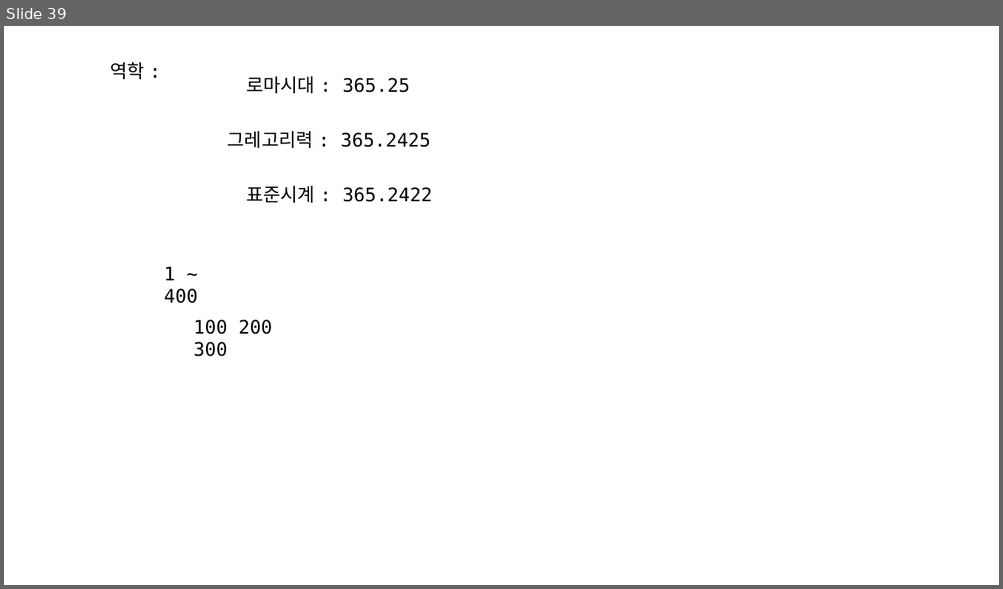
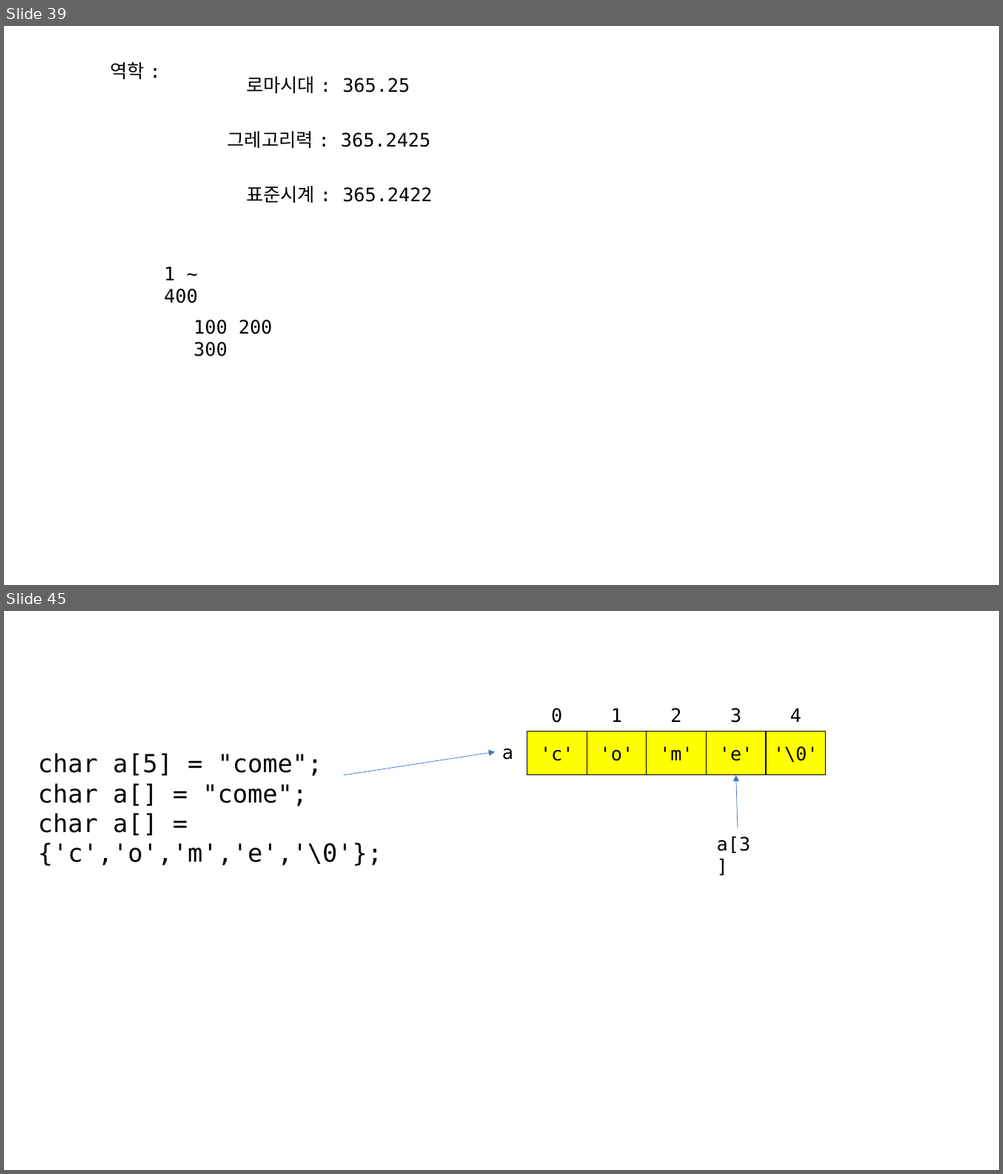
Before and after one commit to imguru-mooc/C_basic_AIR, a slide deck: C_판서.pptx. Shown one above the other, each under a label of ours: slide 39 before the commit, slides 39 and 45 after it; the slides between them are not shown. The pictures are 1003x589 and 1003x1174 pixels, drawn with LibreOffice and Linux fonts; fonts in the diff are those of the drawing. Boxes give left, top, right and bottom in pixels: in the first picture for what was removed or moved away, otherwise in the second. Text is boxed around its words. In the diff, an @@ line names an element or a change of style, - is before the commit and + after.

```diff
--- a/C_판서.pptx
+++ b/C_판서.pptx
@@ slide 45 added at <box>4,611,999,1170</box>, background #FFFFFF @@
@@ text added at <box>551,708,562,723</box>, 18 pt, text #000000 @@
+0
@@ text added at <box>611,708,622,722</box>, 18 pt, text #000000 @@
+1
@@ text added at <box>670,708,681,722</box>, 18 pt, text #000000 @@
+2
@@ text added at <box>730,708,741,723</box>, 18 pt, text #000000 @@
+3
@@ text added at <box>790,708,801,722</box>, 18 pt, text #000000 @@
+4
@@ rectangle added at <box>527,731,586,775</box>, fill #FFFF00, outline #000000 0.75 pt, 18 pt, text #000000 @@
+'c'
@@ rectangle added at <box>586,731,646,775</box>, fill #FFFF00, outline #000000 0.75 pt, 18 pt, text #000000 @@
+'o'
@@ rectangle added at <box>646,731,706,775</box>, fill #FFFF00, outline #000000 0.75 pt, 18 pt, text #000000 @@
+'m'
@@ rectangle added at <box>706,731,765,775</box>, fill #FFFF00, outline #000000 0.75 pt, 18 pt, text #000000 @@
+'e'
@@ rectangle added at <box>765,731,825,775</box>, fill #FFFF00, outline #000000 0.75 pt, 18 pt, text #000000 @@
+'\0'
@@ text added at <box>38,753,382,866</box>, 24 pt, text #000000 @@
+char a[5] = "come";
+char a[] = "come";
+char a[] = {'c','o','m','e','\0'};
@@ arrow added from (344, 775) to (495, 752), #4472C4 0.5 pt @@
@@ text added at <box>502,749,513,760</box>, 18 pt, text #000000 @@
+a
@@ arrow added from (737, 829) to (736, 775), #4472C4 0.5 pt @@
@@ text added at <box>717,837,751,854</box>, 18 pt, text #000000 @@
+a[3]
```
Also in this commit, not shown: 10 other slides added.
